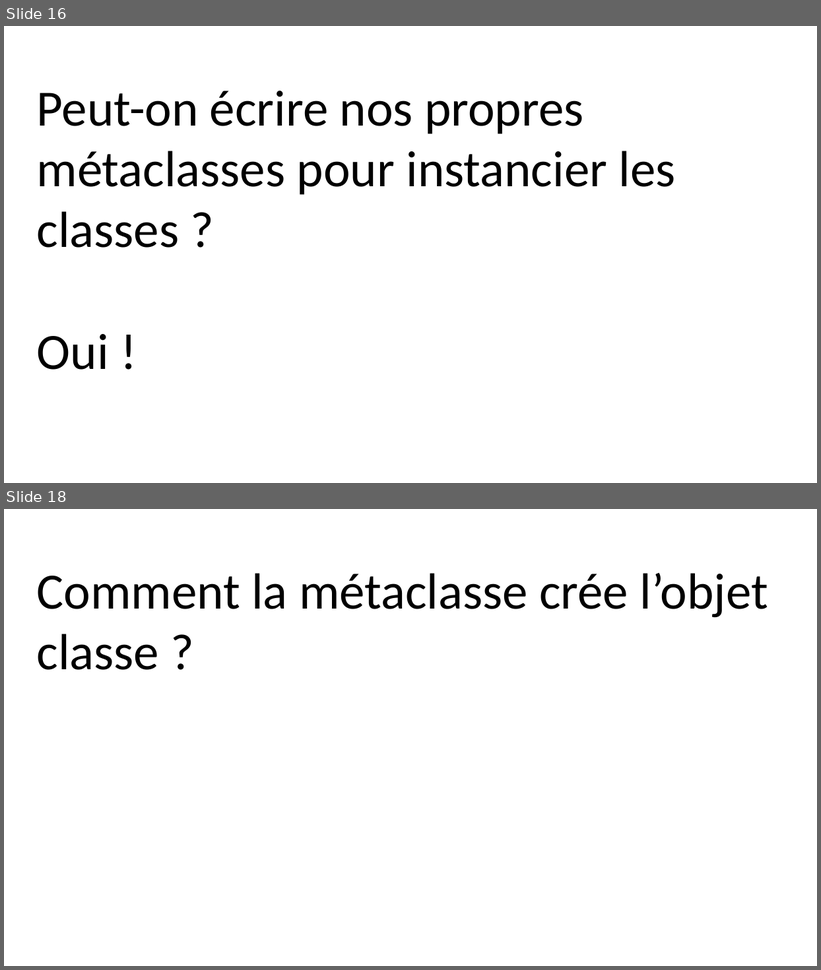
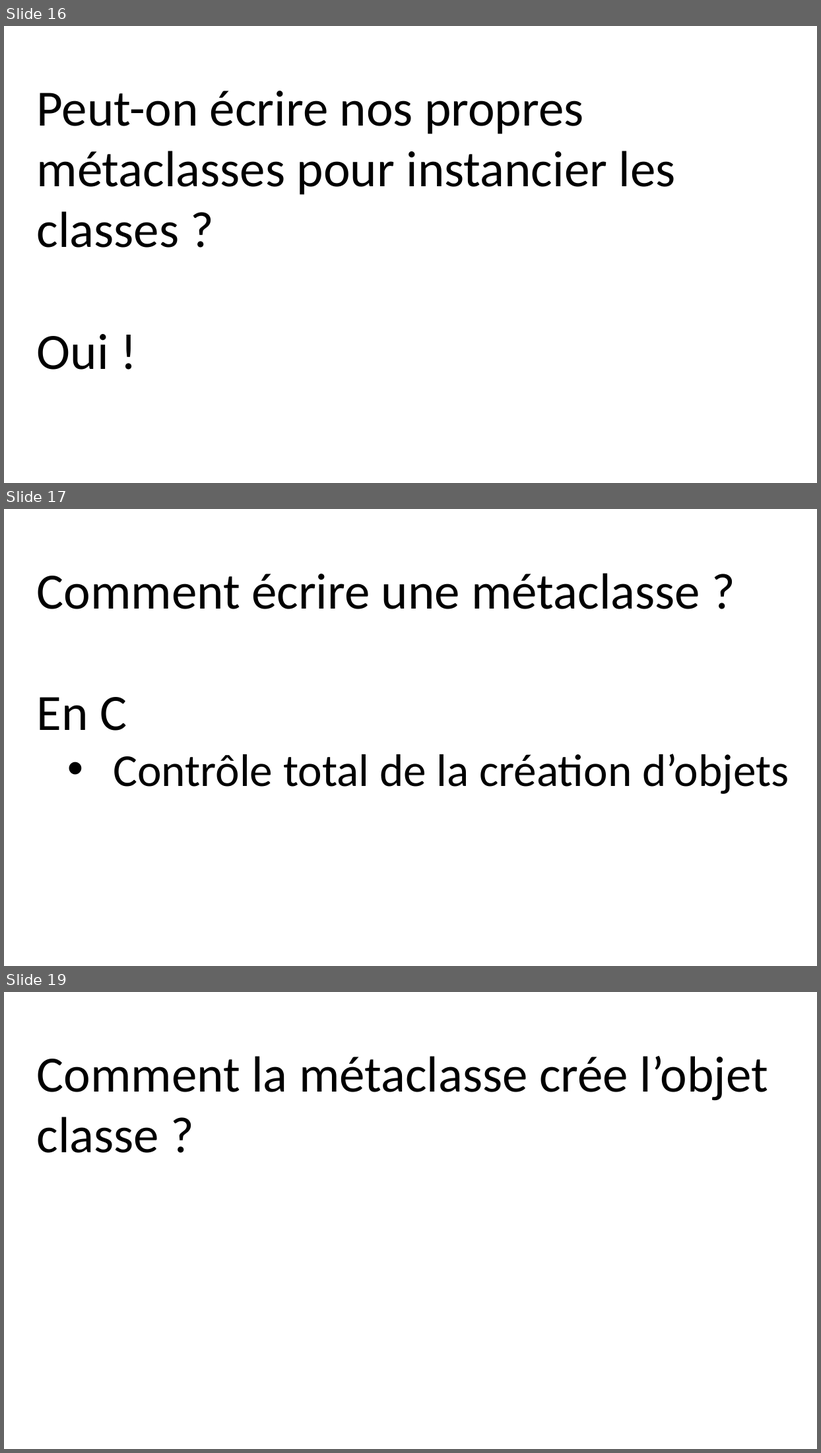
Before and after one commit to parmentelat/flotpython-archive, a slide deck: semaine7/CO12AL-W7-VIDEO04-SLIDE01.pptx. Shown one above the other, each under a label of ours: slides 16 and 18 before the commit, slides 16, 17 and 19 after it; the slides between them are not shown. The pictures are 821x970 and 821x1453 pixels, drawn with LibreOffice and Linux fonts; fonts in the diff are those of the drawing. Boxes give left, top, right and bottom in pixels: in the first picture for what was removed or moved away, otherwise in the second. Text is boxed around its words. In the diff, an @@ line names an element or a change of style, - is before the commit and + after.

```diff
--- a/semaine7/CO12AL-W7-VIDEO04-SLIDE01.pptx
+++ b/semaine7/CO12AL-W7-VIDEO04-SLIDE01.pptx
@@ slide 17 added at box(4, 509, 817, 966), background #FFFFFF @@
@@ text added at box(37, 573, 789, 794), 54 pt, text #000000 @@
+Comment écrire une métaclasse ?
+En C
+  • Contrôle total de la création d’objets
@@ what was slide 18 is now slide 19 @@
```
Also in this commit, not shown: 3 slides changed, 1 other file.
